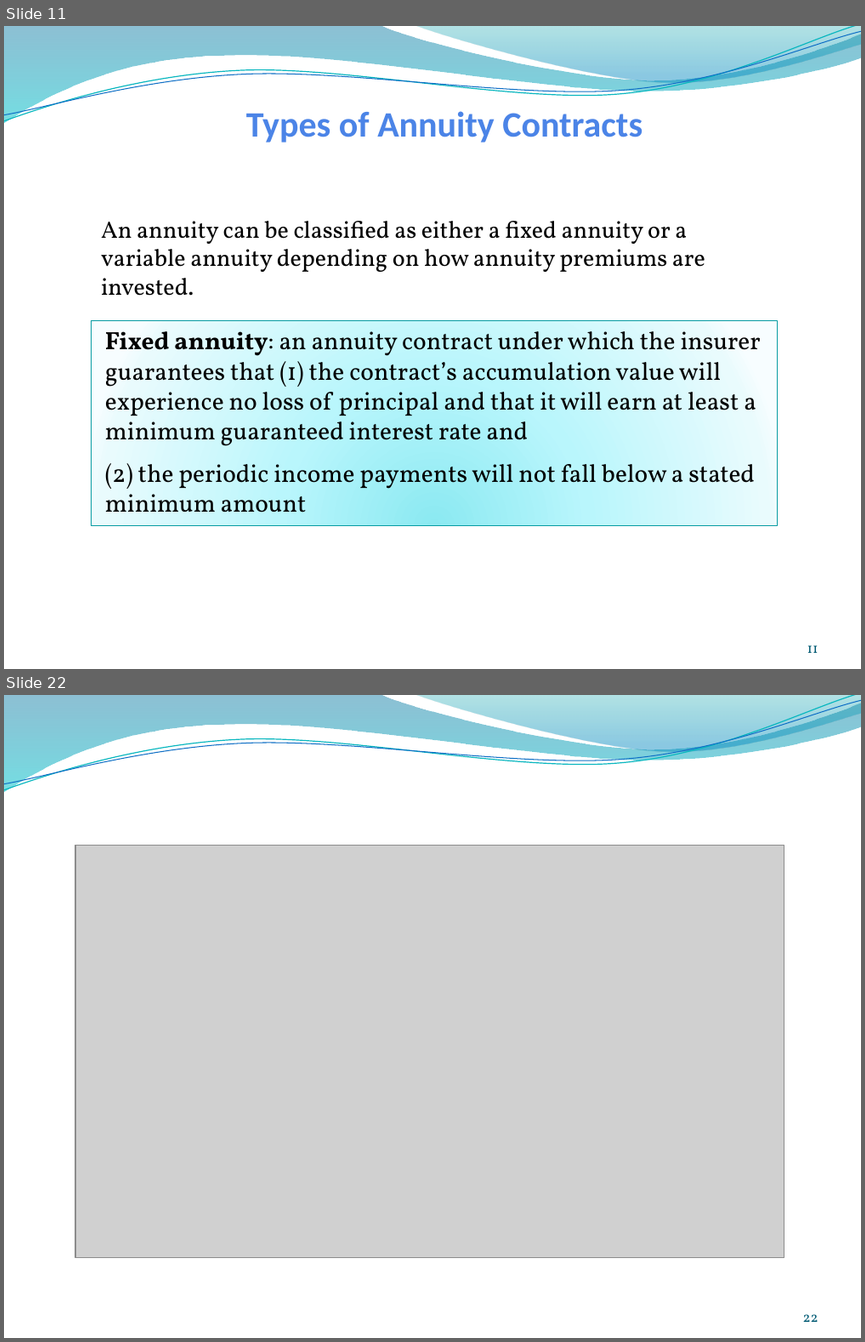
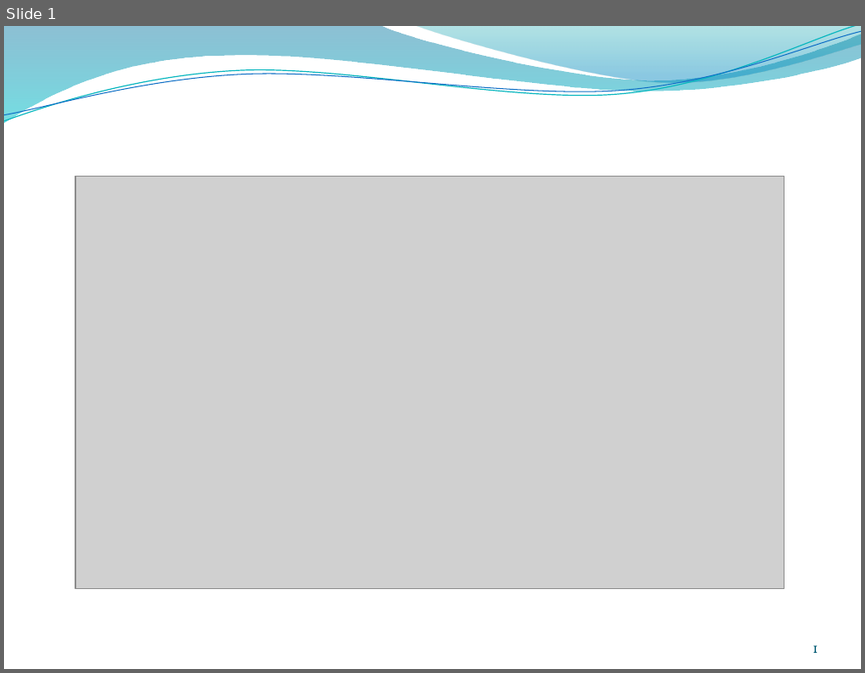
Before and after one commit to chandankrprasad/test, a slide deck: Annuities Sessions/Annuities - Session I.pptx. Shown one above the other, each under a label of ours: slides 11 and 22 before the commit, slide 1 after it; the slides between them are not shown. The pictures are 865x1342 and 865x673 pixels, drawn with LibreOffice and Linux fonts; fonts in the diff are those of the drawing; grey boxes stand for pictures; background and template pictures are left out. Boxes give left, top, right and bottom in pixels: in the first picture for what was removed or moved away, otherwise in the second. Text is boxed around its words. In the diff, an @@ line names an element or a change of style, - is before the commit and + after.

```diff
--- a/Annuities Sessions/Annuities - Session I.pptx
+++ b/Annuities Sessions/Annuities - Session I.pptx
@@ slide 11 removed at (4,26,861,669), background picture (left out); not listed: 4 template elements that a slide beside it also shows @@
@@ text removed at (246,111,642,142) @@
-Types of Annuity Contracts
@@ text removed at (101,221,705,272) @@
-An annuity can be classified as either a fixed annuity or a variable annuity depending on how annuity premiums are invested.
@@ rectangle removed at (92,321,777,527) @@
-Fixed annuity: an annuity contract under which the insurer guarantees that (1) the contract’s accumulation value will experience no loss of principal and that it will earn at least a minimum guaranteed interest rate and
-(2) the periodic income payments will not fall below a stated minimum amount
@@ page number removed at (807,645,818,652) @@
-11
@@ what was slide 22 is now slide 1 @@
@@ page number at (812,645,818,652): text changed @@
-22
+1
```
Also in this commit, not shown: 20 other slides removed.
